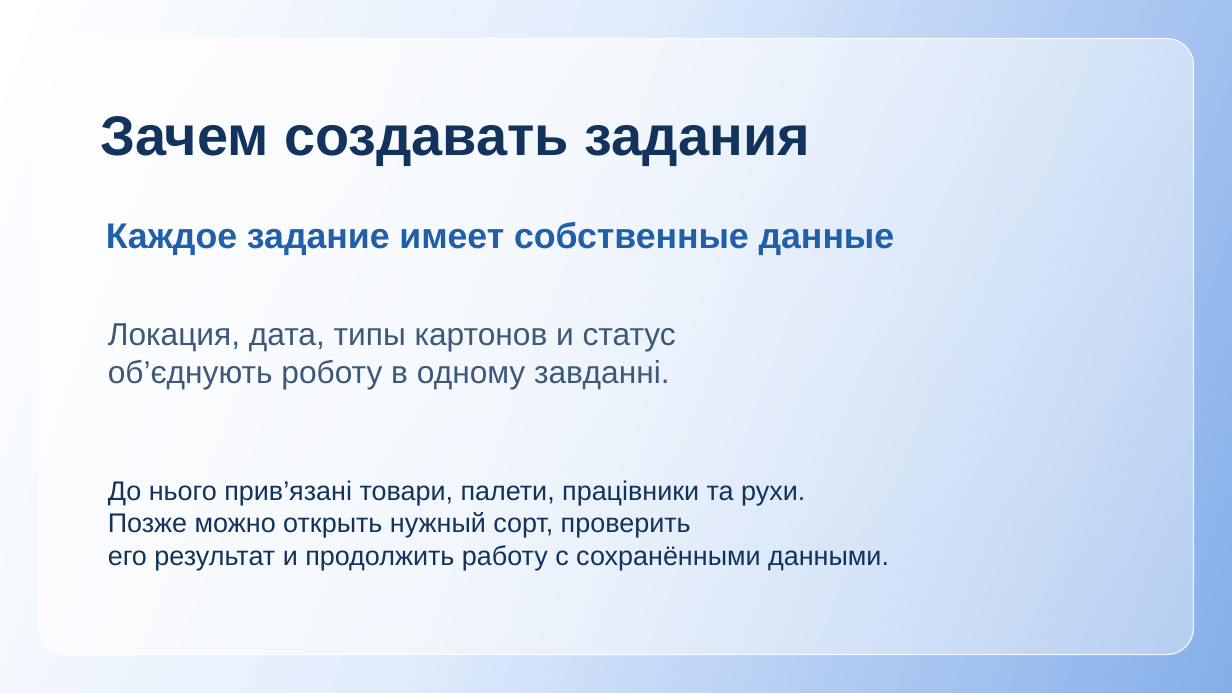
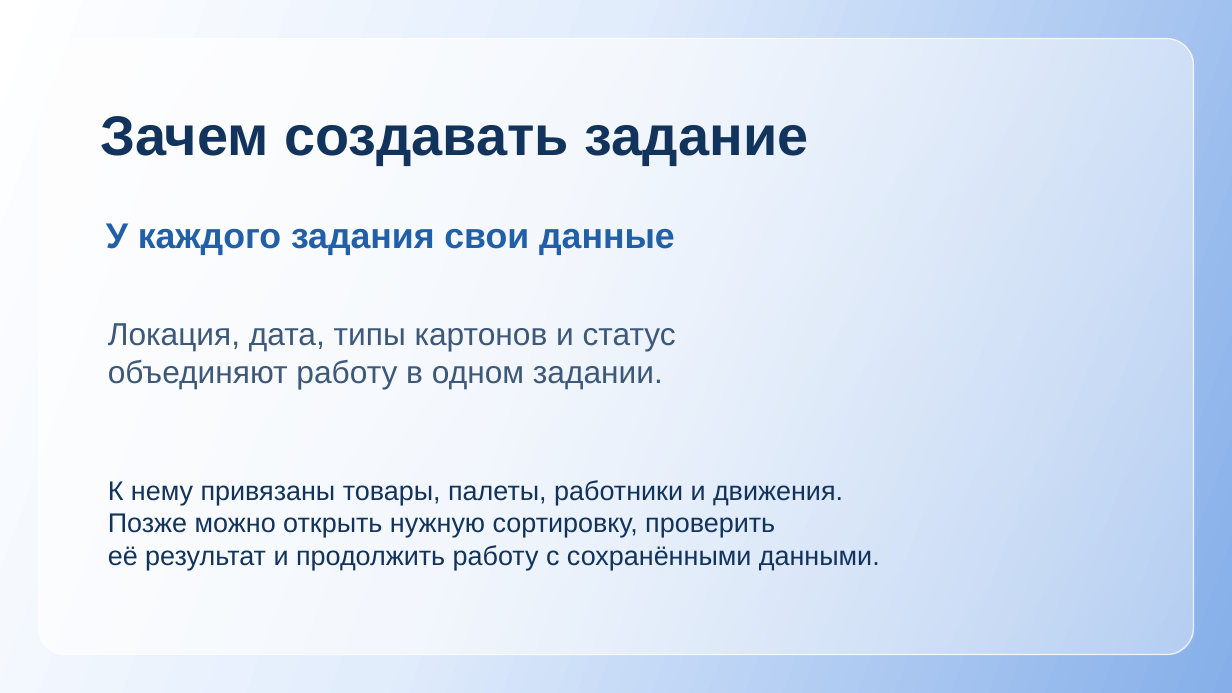
Before and after one commit to Van1shjod/warehouse_sort, a slide deck: slide 5 of presentation-ru.pptx. Drawn at 1232x693 pixels with LibreOffice and Linux fonts; fonts in the diff are those of the drawing. Boxes give left, top, right and bottom in pixels: in the first picture for what was removed or moved away, otherwise in the second. Text is boxed around its words. In the diff, an @@ line names an element or a change of style, - is before the commit and + after.

```diff
--- a/presentation-ru.pptx
+++ b/presentation-ru.pptx
@@ text at box(100, 116, 809, 165): text changed @@
-Зачем создавать задания
+Зачем создавать задание
@@ text at box(106, 223, 675, 255): text changed @@
-Каждое задание имеет собственные данные
+У каждого задания свои данные
@@ text at box(108, 360, 663, 389): text changed @@
-об’єднують роботу в одному завданні.
+объединяют работу в одном задании.
@@ text at box(108, 480, 880, 570): text changed @@
-До нього прив’язані товари, палети, працівники та рухи.
-Позже можно открыть нужный сорт, проверить
-его результат и продолжить работу с сохранёнными данными.
+К нему привязаны товары, палеты, работники и движения.
+Позже можно открыть нужную сортировку, проверить
+её результат и продолжить работу с сохранёнными данными.
```
Also in this commit, not shown: 17 other slides changed, 3 other files.
